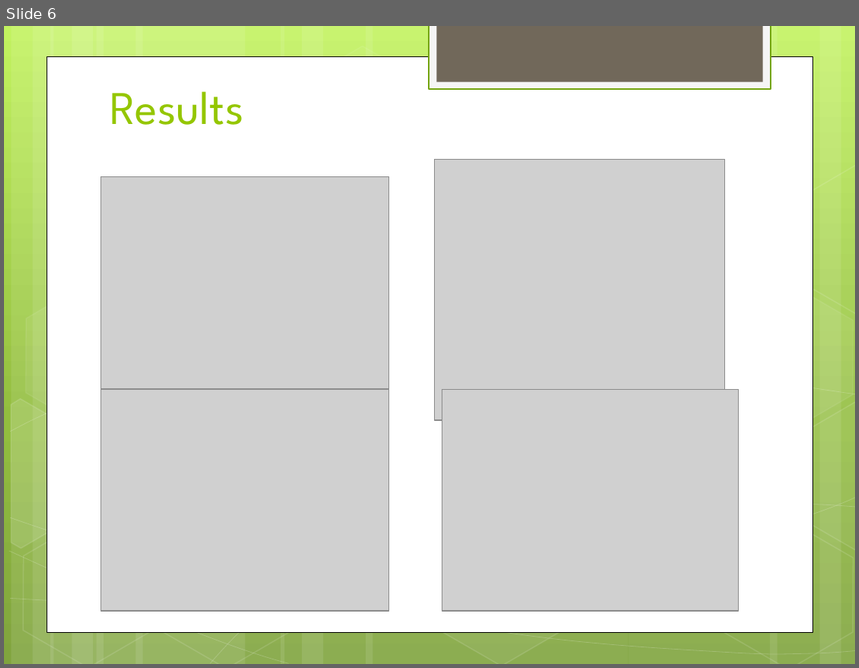
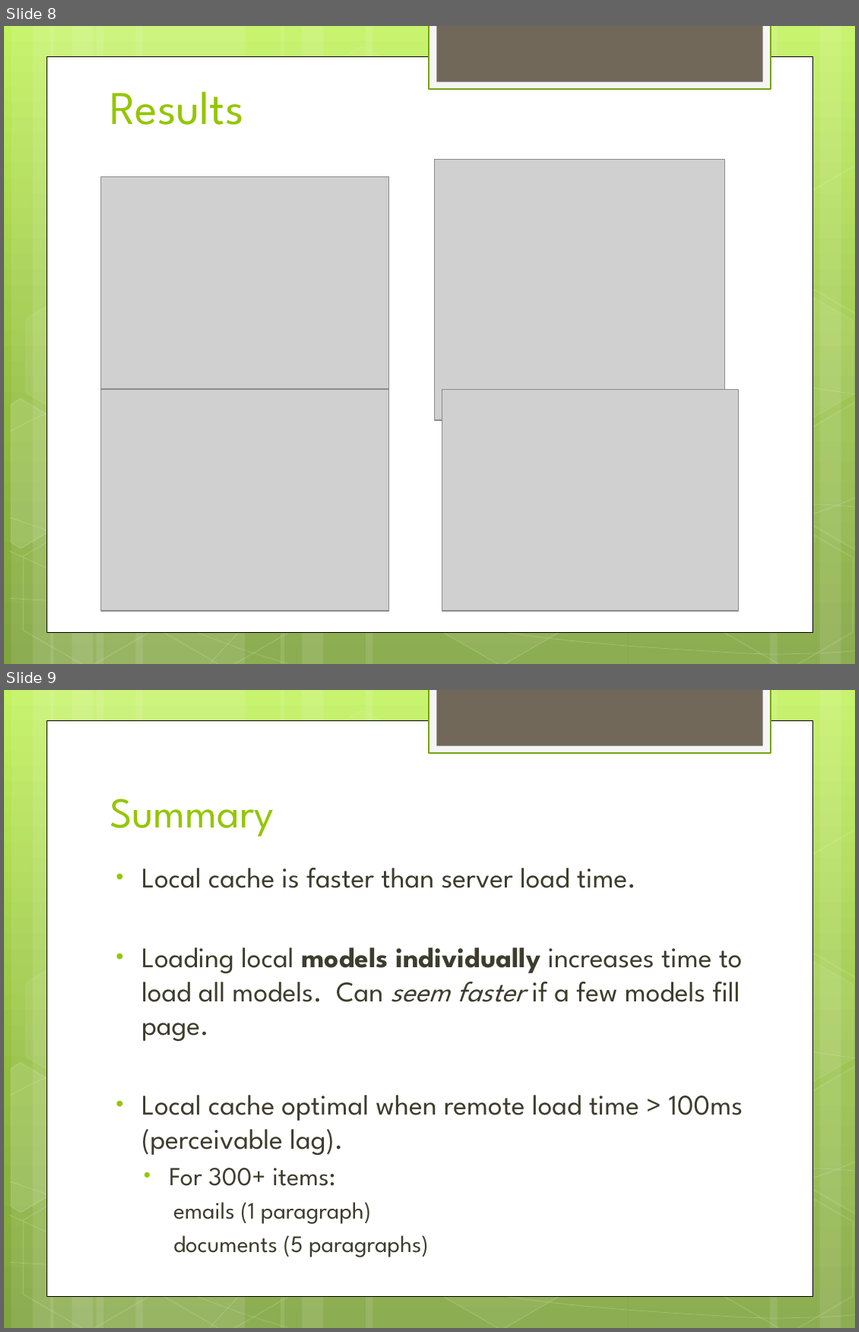
Before and after one commit to wolfes/backbone-store, a slide deck: presentation.pptx. Shown one above the other, each under a label of ours: slide 6 before the commit, slides 8 and 9 after it. The pictures are 859x668 and 859x1332 pixels, drawn with LibreOffice and Linux fonts; fonts in the diff are those of the drawing; grey boxes stand for pictures. Boxes give left, top, right and bottom in pixels: in the first picture for what was removed or moved away, otherwise in the second. Text is boxed around its words. In the diff, an @@ line names an element or a change of style, - is before the commit and + after.

```diff
--- a/presentation.pptx
+++ b/presentation.pptx
@@ slide 9 added at bbox=[4, 690, 855, 1328], background gradient #C3F35F to #93BF3F to #81A53E; not listed: 31 template elements that a slide beside it also shows @@
@@ title added at bbox=[110, 799, 274, 837], 36 pt, text #94C600 @@
+Summary
@@ text added at bbox=[142, 868, 743, 1258], 24 pt, text #3E3D2D @@
+• Local cache is faster than server load time.
+• Loading local models individually increases time to load all models. Can seem faster if a few models fill page.
+• Local cache optimal when remote load time > 100ms (perceivable lag).
+  • For 300+ items:
+    emails (1 paragraph)
+    documents (5 paragraphs)
@@ what was slide 6 is now slide 8 @@
```
Also in this commit, not shown: 3 slides changed, 2 other slides added, 1 slide removed, 4 other files.
